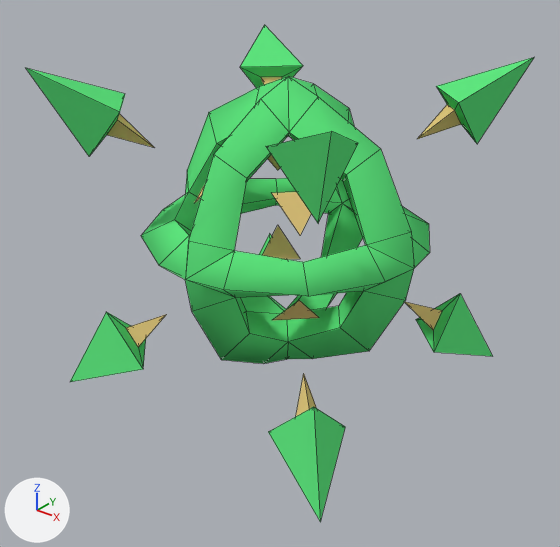
The Blender file Blends/heXon.blend as it was, and as the next commit left it.
The view is the same before and after, from a camera (50 mm lens) standing at (1.421, -1.815, 0.96) and looking at (0.019, -0.063, -0.126). The lights are fixed; the arrows at lower left show +X, +Y and +Z. Mesh edges are drawn as thin lines. The same objects are shown in both versions, whatever each file hides.

The first picture shows 'MineInner', 'MineOuter'.
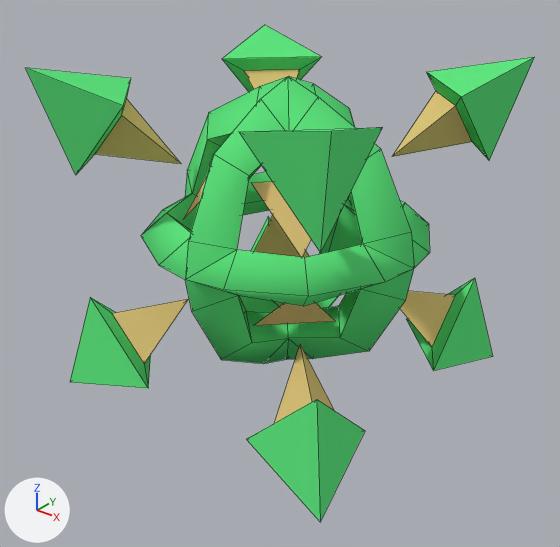
Where the change shows, as pixel boxes (x1, y1, x2, y2) in the pictures (560 x 547 px; the box of a moved part takes in the faces that stretch with it):
```json
{"part": 1, "of": "me_cube_003", "change": "moved or reshaped", "before": [141, 76, 429, 362], "after": [141, 76, 429, 362]}
{"part": 2, "of": "me_cube_001", "change": "moved or reshaped", "before": [26, 25, 534, 522], "after": [26, 25, 534, 522]}
{"part": 3, "of": "me_cube_001", "change": "moved or reshaped", "before": [195, 155, 319, 320], "after": [184, 178, 335, 326]}
```

Edits to the scene script, one JSON object a line:
```json
{"block": "me_cube_003", "where": "me_cube_003.from_pydata(...)  # 24 vertices, 18 faces; spans x 0.0..0.462, y -0.463..0.0, z 0.0..0.487"}
{"block": "me_cube_003", "where": "# used by ob_mineinner; location = (0.0, 0.0, 0.0)"}
{"block": "me_cube_003", "change": "me_cube_003 part 1"}
{"op": "set", "path": "me_cube_003.vertices[0].co", "old": "(0.25, -0.049, 0.25)", "new": "(0.267, -0.075, 0.267)", "note": "pixel (346, 174) -> not seen"}
{"op": "set", "path": "me_cube_003.vertices[1].co", "old": "(0.251, -0.251, 0.05)", "new": "(0.269, -0.269, 0.075)", "note": "pixel (302, 262) -> pixel (304, 257)"}
{"op": "set", "path": "me_cube_003.vertices[2].co", "old": "(0.05, -0.251, 0.25)", "new": "(0.075, -0.268, 0.268)", "note": "pixel (246, 178) -> pixel (249, 175)"}
{"op": "set", "path": "me_cube_003.vertices[3].co", "old": "(0.072, -0.086, 0.35)", "new": "(0.07, -0.083, 0.338)", "note": "pixel (289, 132) -> not seen"}
{"op": "set", "path": "me_cube_003.vertices[4].co", "old": "(0.088, -0.352, 0.074)", "new": "(0.085, -0.339, 0.072)", "note": "pixel (234, 250) -> pixel (236, 249)"}
{"op": "set", "path": "me_cube_003.vertices[5].co", "old": "(0.351, -0.087, 0.073)", "new": "(0.338, -0.084, 0.072)", "note": "pixel (366, 244) -> pixel (362, 243)"}
{"block": "me_cube_001", "where": "me_cube_001.from_pydata(...)  # 11 vertices, 10 faces; spans x 0.103..0.527, y -0.527..-0.103, z 0.103..0.527"}
{"block": "me_cube_001", "where": "# used by ob_mineouter; location = (0.0, 0.0, 0.0)"}
{"block": "me_cube_001", "change": "me_cube_001 part 2"}
{"op": "set", "path": "me_cube_001.vertices[3].co", "old": "(0.327, -0.381, 0.381)", "new": "(0.27, -0.41, 0.41)"}
{"op": "set", "path": "me_cube_001.vertices[4].co", "old": "(0.381, -0.381, 0.327)", "new": "(0.41, -0.41, 0.27)"}
{"op": "set", "path": "me_cube_001.vertices[5].co", "old": "(0.381, -0.327, 0.381)", "new": "(0.41, -0.27, 0.41)"}
{"op": "set", "path": "me_cube_001.vertices[6].co", "old": "(0.284, -0.284, 0.284)", "new": "(0.231, -0.231, 0.231)"}
{"op": "set", "path": "me_cube_001.vertices[7].co", "old": "(0.263, -0.422, 0.422)", "new": "(0.207, -0.455, 0.455)", "note": "pixel (265, 146) -> pixel (238, 131)"}
{"op": "set", "path": "me_cube_001.vertices[8].co", "old": "(0.422, -0.422, 0.263)", "new": "(0.455, -0.455, 0.207)", "note": "pixel (318, 223) -> pixel (320, 253)"}
{"op": "set", "path": "me_cube_001.vertices[9].co", "old": "(0.422, -0.263, 0.422)", "new": "(0.455, -0.207, 0.455)", "note": "pixel (358, 143) -> pixel (382, 127)"}
{"block": "me_cube_001", "change": "me_cube_001 part 3"}
{"op": "set", "path": "me_cube_001.vertices[0].co", "old": "(0.207, -0.103, 0.206)", "new": "(0.233, -0.05, 0.233)"}
{"op": "set", "path": "me_cube_001.vertices[1].co", "old": "(0.207, -0.207, 0.103)", "new": "(0.233, -0.233, 0.05)", "note": "pixel (300, 235) -> not seen"}
{"op": "set", "path": "me_cube_001.vertices[2].co", "old": "(0.103, -0.207, 0.206)", "new": "(0.05, -0.233, 0.233)", "note": "pixel (271, 192) -> pixel (251, 182)"}
```
